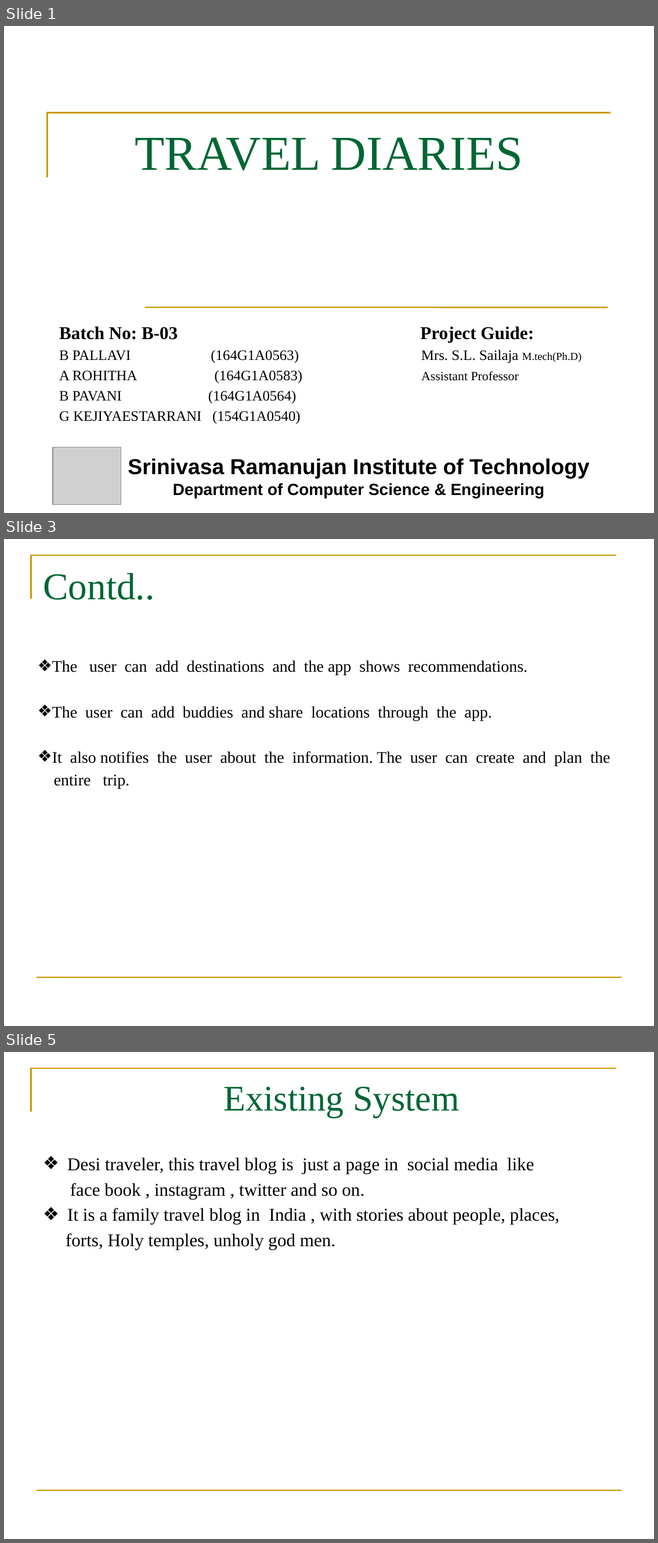
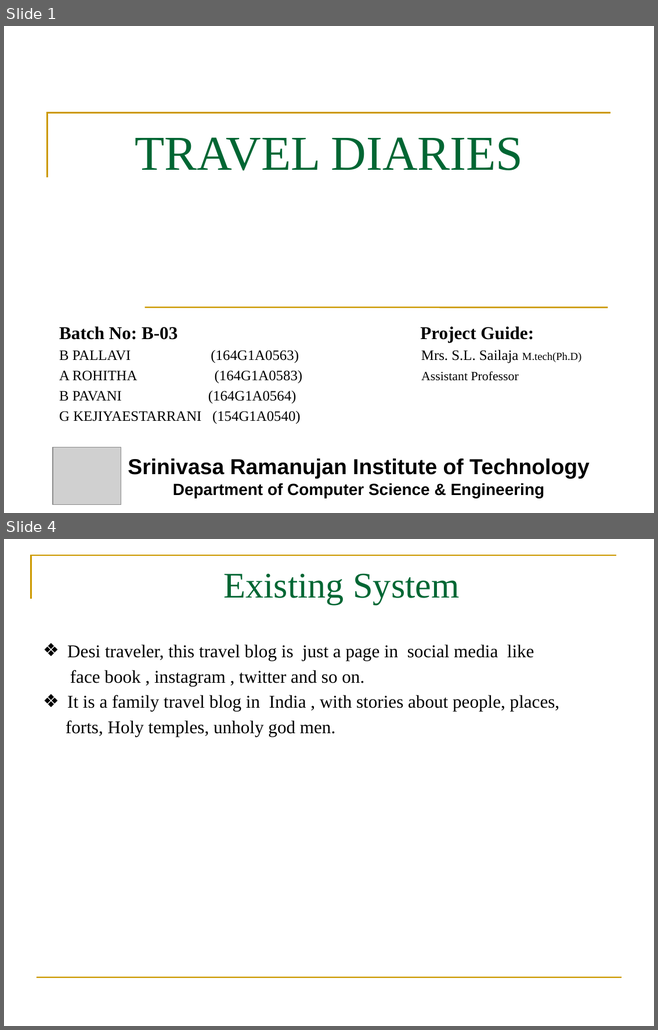
Before and after one commit to pavaniboya/TRIP-PLANNER, a slide deck: Project Review (1).pptx. Shown one above the other, each under a label of ours: slides 1, 3 and 5 before the commit, slides 1 and 4 after it; the slides between them are not shown. The pictures are 658x1543 and 658x1030 pixels, drawn with LibreOffice and Linux fonts; fonts in the diff are those of the drawing; grey boxes stand for pictures; background and template pictures are left out. Boxes give left, top, right and bottom in pixels: in the first picture for what was removed or moved away, otherwise in the second. Text is boxed around its words. In the diff, an @@ line names an element or a change of style, - is before the commit and + after.

```diff
--- a/Project Review (1).pptx
+++ b/Project Review (1).pptx
@@ slide 3 removed at bbox=[4, 539, 654, 1026], background #FFFFFF; not listed: 2 template elements that a slide beside it also shows @@
@@ title removed at bbox=[43, 573, 154, 600] @@
-Contd..
@@ text removed at bbox=[52, 660, 610, 789] @@
-❖ The user can add destinations and the app shows recommendations.
-❖ The user can add buddies and share locations through the app.
-❖ It also notifies the user about the information. The user can create and plan the
-entire trip.
@@ what was slide 5 is now slide 4 @@
```
Also in this commit, not shown: 3 slides changed.
